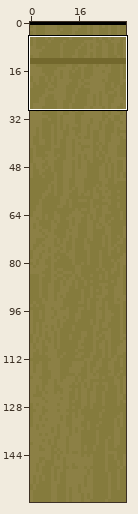
Two versions of one pixel-art file, dev/info-panel-1.aseprite. The picture above shows the old version from afar; the outline marks the close-up.
Close-up. As it was:
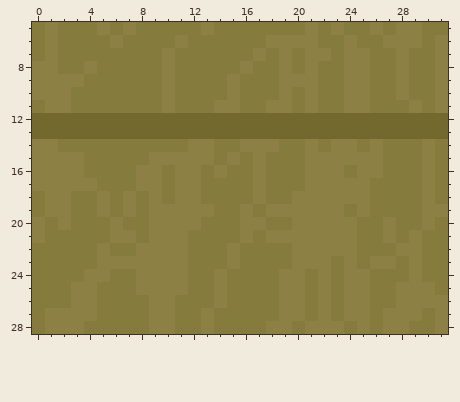
32x160 pixels, 1 frame. Shown: x 0..31, y 5..28.
The result:
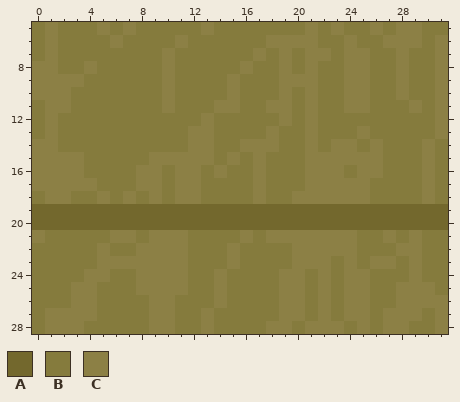
Palette (. is transparent): A #73682d  B #857b3d  C #8c8045
The exact change:
Changed rows in their new state; - is an unchanged pixel.
Layer "Top":
first column x 0:
12 BCBBBBBBBBBBBCBBBBBCBCBBBBBBBBBC
13 BCBBBBBBBBBBCCBBBBCBBCBBBCBBBBBC
first column x 0:
19 AAAAAAAAAAAAAAAAAAAAAAAAAAAAAAAA
20 AAAAAAAAAAAAAAAAAAAAAAAAAAAAAAAA
